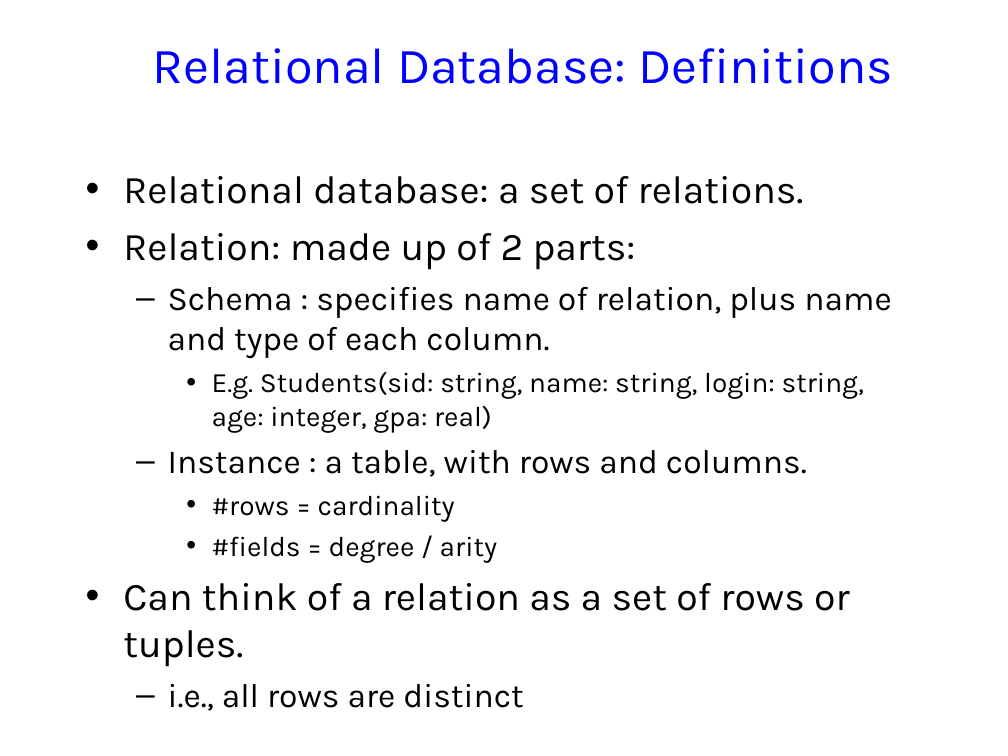
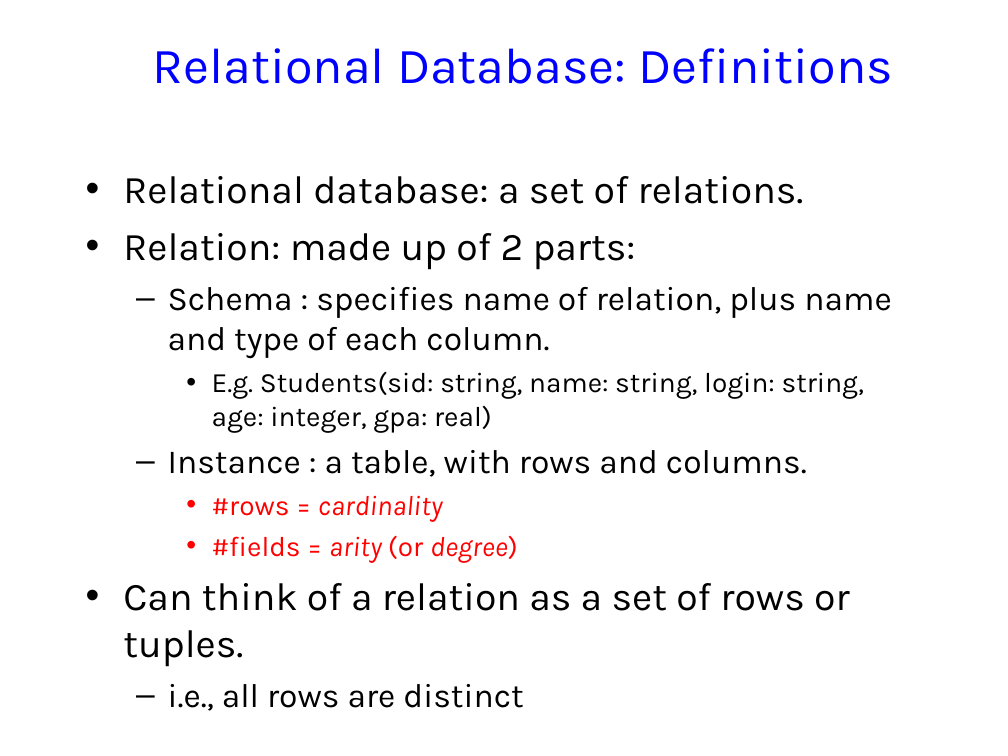
Before and after one commit to jhellerstein/cs186-09, a slide deck: slide 28 of lecs/02-Relational.ppt. Drawn at 1008x756 pixels with LibreOffice and Linux fonts; fonts in the diff are those of the drawing; background and template pictures are left out. Boxes give left, top, right and bottom in pixels: in the first picture for what was removed or moved away, otherwise in the second. Text is boxed around its words. In the diff, an @@ line names an element or a change of style, - is before the commit and + after.

```diff
--- a/lecs/02-Relational.ppt
+++ b/lecs/02-Relational.ppt
@@ text at <box>212,495,443,522</box>: text colour #000000 to #FF0000 in "#rows = cardinality"; italic on in "cardinality"; bullet colour #000000 to #FF0000 @@
@@ text at <box>212,535,518,563</box>: text changed; text colour #000000 to #FF0000 @@
-    • #fields = degree / arity
+    • #fields = arity (or degree)
```
Also in this commit, not shown: 14 other slides changed, 1 slide added, 1 slide removed, 2 other files.
